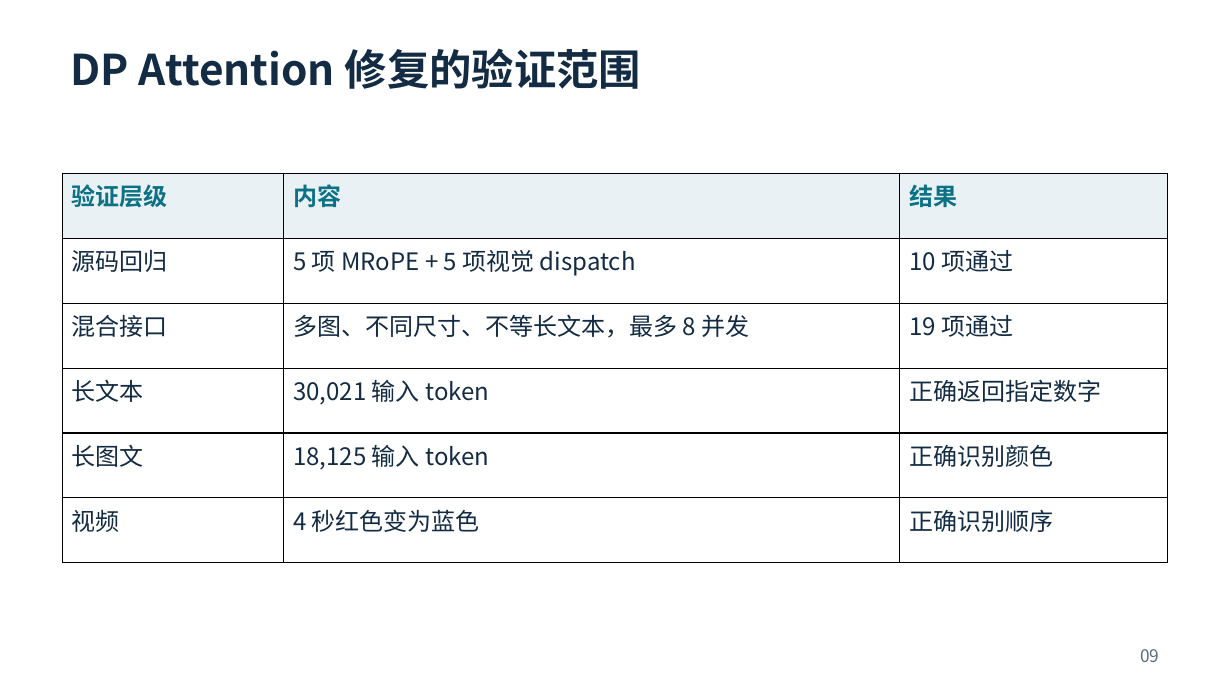
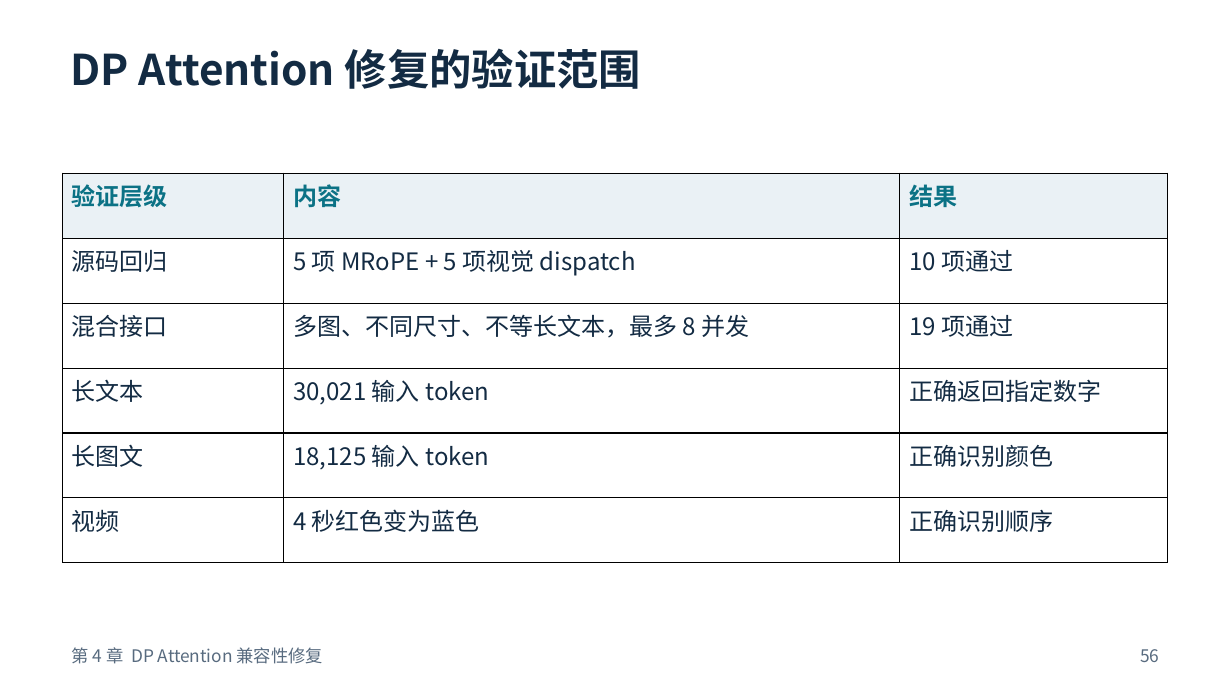
Before and after one commit to justsoloking-blip/qwen-vl-32B-project, a slide deck: slide 56 of slides/qwen3-vl-dp-attention-and-optimization.pptx (slide 9 before the commit). Drawn at 1232x693 pixels with LibreOffice and Linux fonts; fonts in the diff are those of the drawing. Boxes give left, top, right and bottom in pixels: in the first picture for what was removed or moved away, otherwise in the second. Text is boxed around its words. In the diff, an @@ line names an element or a change of style, - is before the commit and + after.

```diff
--- a/slides/qwen3-vl-dp-attention-and-optimization.pptx
+++ b/slides/qwen3-vl-dp-attention-and-optimization.pptx
@@ text added at box(72, 647, 323, 664), 13.5 pt, text #586B7F @@
+第 4 章 DP Attention 兼容性修复
@@ text at box(1140, 649, 1159, 662): text changed @@
-09
+56
```
Also in this commit, not shown: 12 other slides changed, 89 slides added, 6 slides removed, 3 other files.
